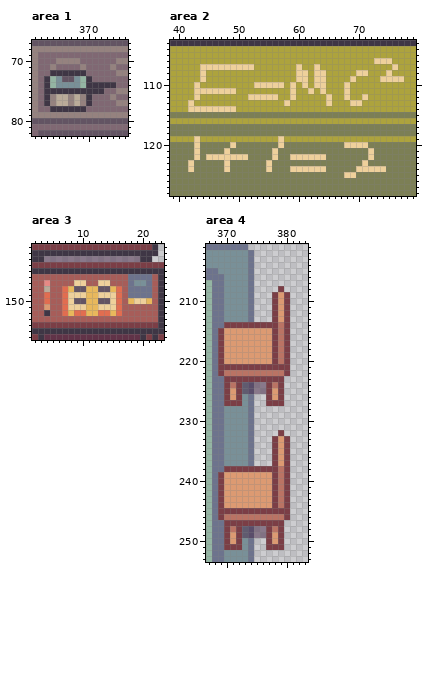
Two versions of one pixel-art file, ART/Jacson/Tilemap/school.aseprite. Above is the file before it was changed.
384x384 pixels, 1 frame. Shown: area 1: x 361..376, y 67..82; area 2: x 39..79, y 103..128; area 3: x 2..23, y 141..156; area 4: x 367..383, y 201..253. The commit also changed other parts of the picture, which this record leaves out.
The same view after the edit:
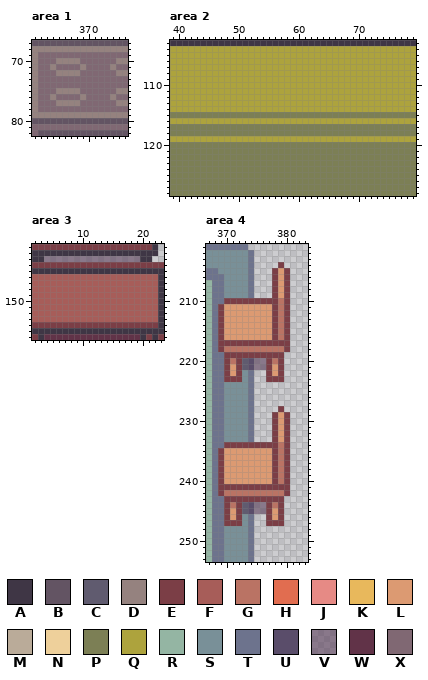
Palette (. is transparent): A #3f3645  B #635463  C #605b6f  D #95827f  E #7b3e46  F #a75d59  G #ba7364  H #e16d50  J #e68a85  K #e8b85c  L #dc9a72  M #baab99  N #eed09b  P #7c7f55  Q #ada33d  R #94b5a3  S #799098  T #6d738d  U #5a4d6a  V #49294984  W #613348  X #806873
Edits made:
layer "Difference" now hidden
--- area 1
@@ x 361..376 @@
 71 DXXDXXXXDXXXXDXX
-72 DXXAAAAAAXXXXXDD
-73 DXARSBBSRAXXXXXX
-74 DXARSSSSRAAAAAXX
-75 DXAAAAAAAAAAXXDD
-76 DXADMMDMDAXXXDXX
-77 DXADMMDMDAXXXXDD
-78 DXXAAAAAAXXXXXXX
+72 DXXXDDDDXXXXXXDD
+73 DXXXXXXXXXXXXXXX
+74 DXXXXXXXXXXXXXXX
+75 DXXXDDDDXXXXXXDD
+76 DXXDXXXXDXXXXDXX
+77 DXXXDDDDXXXXXXDD
+78 DXXXXXXXXXXXXXXX
 79 DDDDDDDDDDDDDDDD
--- area 2
@@ x 39..79 @@
 105 QQQQQQQQQQQQQQQQQQQQQQQQQQQQQQQQQQQQQQQQQ
-106 QQQQQQQQQQQQQQQQQQQQQQQQQQQQQQQQQQNNNQQQQ
-107 QQQQQNNNNNNNNNQQQQQQQNQQNQQQQQQQQQQQQNQQQ
-108 QQQQQNQQQQQQQQQQQQQQQNNQNNQQQQQNNQQQNQQQQ
-109 QQQQQNQQQQQQQQQQQQQQQNNQNNQQQQNQQQQNNNNQQ
-110 QQQQNQQQQQQQQQNNNNNQNQNQNNQQQNQQQQQQQQQQQ
-111 QQQQNNNNNNNQQQQQQQQQNQQNQNQQQNQQQQQQQQQQQ
-112 QQQQNQQQQQQQQNNNNNQQNQQQQQNQQNQQNQQQQQQQQ
-113 QQQNQQQQQQQQQQQQQQQNQQQQQQNQQQNNQQQQQQQQQ
-114 QQQNNNNNNNNQQQQQQQQQQQQQQQQQQQQQQQQQQQQQQ
+106 QQQQQQQQQQQQQQQQQQQQQQQQQQQQQQQQQQQQQQQQQ
+107 QQQQQQQQQQQQQQQQQQQQQQQQQQQQQQQQQQQQQQQQQ
+108 QQQQQQQQQQQQQQQQQQQQQQQQQQQQQQQQQQQQQQQQQ
+109 QQQQQQQQQQQQQQQQQQQQQQQQQQQQQQQQQQQQQQQQQ
+110 QQQQQQQQQQQQQQQQQQQQQQQQQQQQQQQQQQQQQQQQQ
+111 QQQQQQQQQQQQQQQQQQQQQQQQQQQQQQQQQQQQQQQQQ
+112 QQQQQQQQQQQQQQQQQQQQQQQQQQQQQQQQQQQQQQQQQ
+113 QQQQQQQQQQQQQQQQQQQQQQQQQQQQQQQQQQQQQQQQQ
+114 QQQQQQQQQQQQQQQQQQQQQQQQQQQQQQQQQQQQQQQQQ
 115 PPPPPPPPPPPPPPPPPPPPPPPPPPPPPPPPPPPPPPPPP
@@ x 39..79 @@
 118 PPPPPPPPPPPPPPPPPPPPPPPPPPPPPPPPPPPPPPPPP
-119 QQQQNQQQQQQQQQQQQQNQQQQQQQQQQQQQQQQQQQQQQ
-120 PPPPNPPPPPNPPPPPPPNPPPPPPPPPPNNNNPPPPPPPP
-121 PPPPNPPPPNPPPPPPPNPPPPPPPPPPPPPPPNPPPPPPP
-122 PPPPNPNNNNNNNPPPPNPPNNNNNNPPPPPPPNPPPPPPP
-123 PPPNPPPPPNPPPPPPNPPPPPPPPPPPPPPPNPPPPPPPP
-124 PPPNPPPPPNPPPPPPNPPPNNNNNNPPPPPNNNNNPPPPP
-125 PPPPPPPPPPPPPPPPPPPPPPPPPPPPPNNPPPPPPPPPP
+119 QQQQQQQQQQQQQQQQQQQQQQQQQQQQQQQQQQQQQQQQQ
+120 PPPPPPPPPPPPPPPPPPPPPPPPPPPPPPPPPPPPPPPPP
+121 PPPPPPPPPPPPPPPPPPPPPPPPPPPPPPPPPPPPPPPPP
+122 PPPPPPPPPPPPPPPPPPPPPPPPPPPPPPPPPPPPPPPPP
+123 PPPPPPPPPPPPPPPPPPPPPPPPPPPPPPPPPPPPPPPPP
+124 PPPPPPPPPPPPPPPPPPPPPPPPPPPPPPPPPPPPPPPPP
+125 PPPPPPPPPPPPPPPPPPPPPPPPPPPPPPPPPPPPPPPPP
 126 PPPPPPPPPPPPPPPPPPPPPPPPPPPPPPPPPPPPPPPPP
--- area 3
@@ x 2..23 @@
 145 AAAAAAAAAAAAAAAAAAAAAA
-146 FFFFFFFFFFFFFFFFTTTTFA
-147 FFJFFFFNNFFNNFFFTSSTFA
-148 FFMFFHKBBKKBBKHFTTTTFA
-149 FFHFFHNNNKKNNNHFTTTTFA
-150 FFHFFHNBBKKBBNHFKNNKFA
-151 FFLFFHNNNKKNNNHFFFFFFA
-152 FFAFFHKHHKKHHKHFFFFFFA
+146 FFFFFFFFFFFFFFFFFFFFFA
+147 FFFFFFFFFFFFFFFFFFFFFA
+148 FFFFFFFFFFFFFFFFFFFFFA
+149 FFFFFFFFFFFFFFFFFFFFFA
+150 FFFFFFFFFFFFFFFFFFFFFA
+151 FFFFFFFFFFFFFFFFFFFFFA
+152 FFFFFFFFFFFFFFFFFFFFFA
 153 FFFFFFFFFFFFFFFFFFFFFA
--- area 4, layer "Top Layer"
@@ x 367..383 @@
 203 SSSSSSST.........
-204 SSSSSSST.........
-205 TTSSSSST.........
-206 TTTSSSST.........
-207 RTTSSSST.........
-208 RTTSSSST....E....
+204 SSSSSSST....E....
+205 TTSSSSST...ELE...
+206 TTTSSSST...ELE...
+207 RTTSSSST...ELE...
+208 RTTSSSST...ELE...
 209 RTTSSSST...ELE...
-210 RTTSSSST...ELE...
-211 RTTSSSST...ELE...
-212 RTTSSSST...ELE...
-213 RTTSSSST...ELE...
-214 RTTEEEEEEEEEGE...
+210 RTTEEEEEEEEEGE...
+211 RTELLLLLLLLEGE...
+212 RTELLLLLLLLEGE...
+213 RTELLLLLLLLEGE...
+214 RTELLLLLLLLEGE...
 215 RTELLLLLLLLEGE...
 216 RTELLLLLLLLEGE...
-217 RTELLLLLLLLEGE...
-218 RTELLLLLLLLEGE...
-219 RTELLLLLLLLEGE...
-220 RTELLLLLLLLEGE...
-221 RTEEEEEEEEEEEE...
-222 RTEGGGGGGGGGGE...
-223 RTTEEEEEEEEEE....
-224 RTTEGECUVVEGE....
-225 RTTELECUVVELE....
-226 RTTELEST..ELE....
-227 RTTEEEST..EEE....
-228 RTTSSSST.........
-229 RTTSSSST.........
-230 RTTSSSST.........
-231 RTTSSSST.........
-232 RTTSSSST....E....
+217 RTEEEEEEEEEEEE...
+218 RTEGGGGGGGGGGE...
+219 RTTEEEEEEEEEE....
+220 RTTEGECUVVEGE....
+221 RTTELECUVVELE....
+222 RTTELEST..ELE....
+223 RTTEEEST..EEE....
+224 RTTSSSST.........
+225 RTTSSSST.........
+226 RTTSSSST.........
+227 RTTSSSST.........
+228 RTTSSSST....E....
+229 RTTSSSST...ELE...
+230 RTTSSSST...ELE...
+231 RTTSSSST...ELE...
+232 RTTSSSST...ELE...
 233 RTTSSSST...ELE...
-234 RTTSSSST...ELE...
-235 RTTSSSST...ELE...
-236 RTTSSSST...ELE...
-237 RTTSSSST...ELE...
-238 RTTEEEEEEEEEGE...
+234 RTTEEEEEEEEEGE...
+235 RTELLLLLLLLEGE...
+236 RTELLLLLLLLEGE...
+237 RTELLLLLLLLEGE...
+238 RTELLLLLLLLEGE...
 239 RTELLLLLLLLEGE...
 240 RTELLLLLLLLEGE...
-241 RTELLLLLLLLEGE...
-242 RTELLLLLLLLEGE...
-243 RTELLLLLLLLEGE...
-244 RTELLLLLLLLEGE...
-245 RTEEEEEEEEEEEE...
-246 RTEGGGGGGGGGGE...
-247 RTTEEEEEEEEEE....
-248 RTTEGECUVVEGE....
-249 RTTELECUVVELE....
-250 RTTELEST..ELE....
-251 RTTEEEST..EEE....
+241 RTEEEEEEEEEEEE...
+242 RTEGGGGGGGGGGE...
+243 RTTEEEEEEEEEE....
+244 RTTEGECUVVEGE....
+245 RTTELECUVVELE....
+246 RTTELEST..ELE....
+247 RTTEEEST..EEE....
+248 RTTSSSST.........
+249 RTTSSSST.........
+250 RTTSSSST.........
+251 RTTSSSST.........
 252 RTTSSSST.........
Pixel boxes of the changes (left, top, right, bottom) in both pictures:
changed: (44, 70, 116, 112)
changed: (188, 58, 404, 112)
changed: (188, 136, 386, 178)
changed: (44, 274, 152, 316)
changed: (218, 262, 290, 550)
